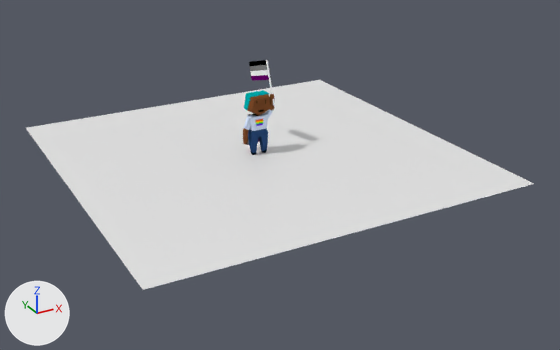
The Blender file 3DModels/proud.blend, before and after one commit.
Before and after are seen from a 50 mm lens placed at (-36.9, -72.2, 32.8), pointed at (0.8, -3.7, -1.4). Lighting does not change. The marker at lower left points along +X, +Y and +Z.

The first picture shows 'Flag', 'Ground', 'GugusPancarte'.
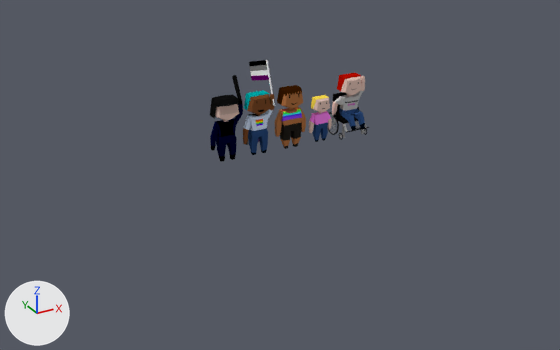
Changed parts and their boxes (x1, y1, x2, y2) in the pictures (560 x 350 px):
'Ground', hidden
    before: (26, 80, 534, 290)
'GugusPancarte.004', added
    after: (210, 94, 243, 162)
    faces in mat_flic (picture img_acabtexture_png): (210, 99, 243, 162)
    faces in mat_crsgear (black #0f0f0f): (210, 94, 240, 119)
    faces in mat_transparent: (218, 104, 240, 115)
'GugusPancarte.001', added (brown)
    after: (275, 85, 306, 149)
'GugusPancarte.003', added
    after: (332, 73, 365, 130)
'GugusPancarte.002', added
    after: (309, 95, 332, 142)
'Cube', added
    after: (328, 92, 369, 140)
    faces in mat_seat (black #0f0f0f): (328, 92, 369, 140)
    faces in mat_metal (grey #a1a1a1): (330, 115, 367, 139)
'Sphere', added
    after: (232, 75, 242, 101)

What changed in the scene script:
```text
Add mat_transparent:
    mat_transparent = bpy.data.materials.new('transparent')
    mat_transparent.use_nodes = True; mat_transparent.node_tree.nodes.clear()
    _N = mat_transparent.node_tree.nodes; _L = mat_transparent.node_tree.links
    n0 = _N.new('ShaderNodeOutputMaterial'); n0.name = 'Material Output'
    n1 = _N.new('ShaderNodeBsdfTransparent'); n1.name = 'Transparent BSDF'
    n1.inputs[0].default_value = (0.8, 0.8, 0.8, 1.0)  # 'Color', white #e7e7e7
    _L.new(n1.outputs[0], n0.inputs[0])  # 'BSDF' to 'Surface'
Change ob_ground:
    add ob_ground.hide_viewport = True
Add ob_guguspancarte_001:
    ob_guguspancarte_001 = bpy.data.objects.new('GugusPancarte.001', me_cube_001)  # 176 vertices, 174 faces; spans x -1.84..1.95, y -0.92..0.99, z -3.23..3.86; in mat_protester2 (picture img_human2texture_png)
    ob_guguspancarte_001.location = (4.11, -0.03, 3.2)
Add ob_guguspancarte_002:
    ob_guguspancarte_002 = bpy.data.objects.new('GugusPancarte.002', me_cube_002)  # 176 vertices, 174 faces; spans x -1.39..1.49, y -0.69..0.75, z -3.2..2.17; in mat_counterprotester (picture img_lmpttexture_png)
    ob_guguspancarte_002.location = (8.09, -0.03, 3.2)
Add ob_cube:
    ob_cube = bpy.data.objects.new('Cube', me_cube_004)  # 1668 vertices, 1665 faces; spans x -1.23..1.26, y -1.47..1.62, z -2.34..1.0; in mat_metal (grey #a2a2a2), mat_seat (black #0f0f0f)
    ob_cube.location = (12.17, 0.03, 3.44)
    ob_cube.scale = (1.45, 1.45, 1.45)
Add ob_guguspancarte_003:
    ob_guguspancarte_003 = bpy.data.objects.new('GugusPancarte.003', me_cube_005)  # 176 vertices, 174 faces; spans x -1.9..2.02, y -2.2..0.99, z -2.21..3.86; in mat_protester3 (picture img_human3texture_png)
    ob_guguspancarte_003.location = (12.2, 0.21, 3.45)
Add ob_guguspancarte_004:
    ob_guguspancarte_004 = bpy.data.objects.new('GugusPancarte.004', me_cube_006)  # 226 vertices, 214 faces; spans x -1.76..2.02, y -1.16..1.12, z -3.23..4.12; in mat_flic (picture img_acabtexture_png), mat_crsgear (black #0f0f0f)
    ob_guguspancarte_004.location = (-3.89, -0.03, 3.2)
Add ob_sphere:
    ob_sphere = bpy.data.objects.new('Sphere', me_sphere)  # 92 vertices, 99 faces; spans x -0.6..0.6, y -0.58..0.61, z -4.3..2.92; in mat_crsgear (black #0f0f0f)
    ob_sphere.location = (-2.05, 0.84, 7.93)
    ob_sphere.rotation_euler = (-0.497, 0.0, 0.0)  # degrees (-28, 0, 0)
    ob_sphere.scale = (0.416, 0.416, 0.416)
```
